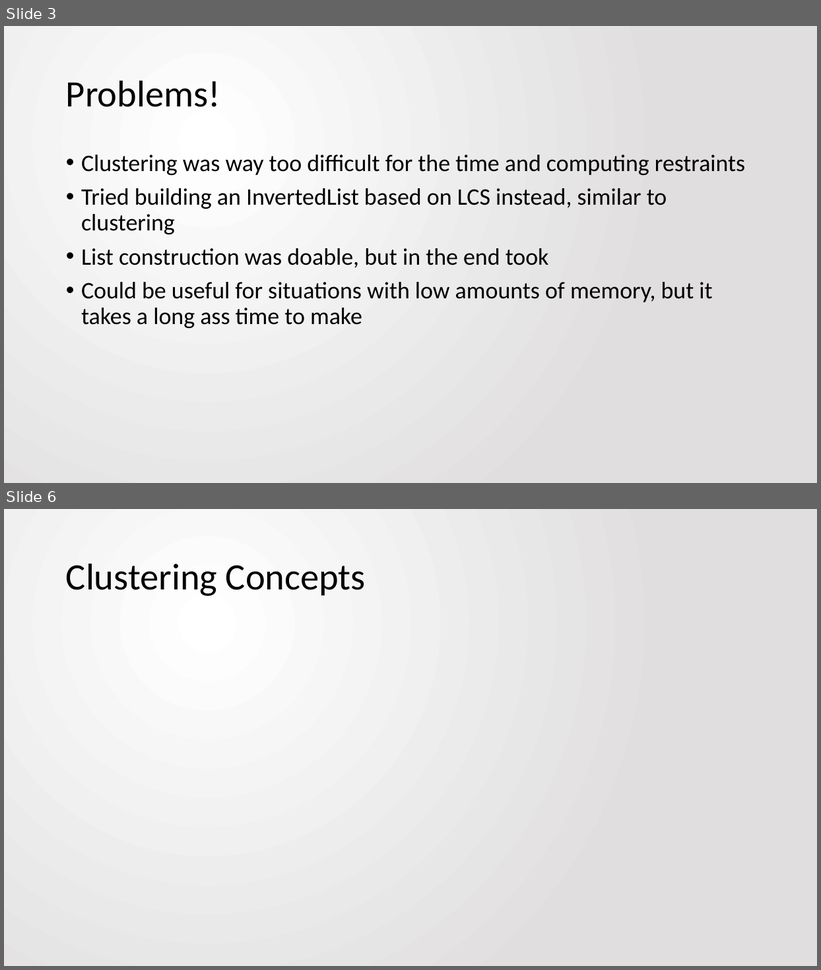
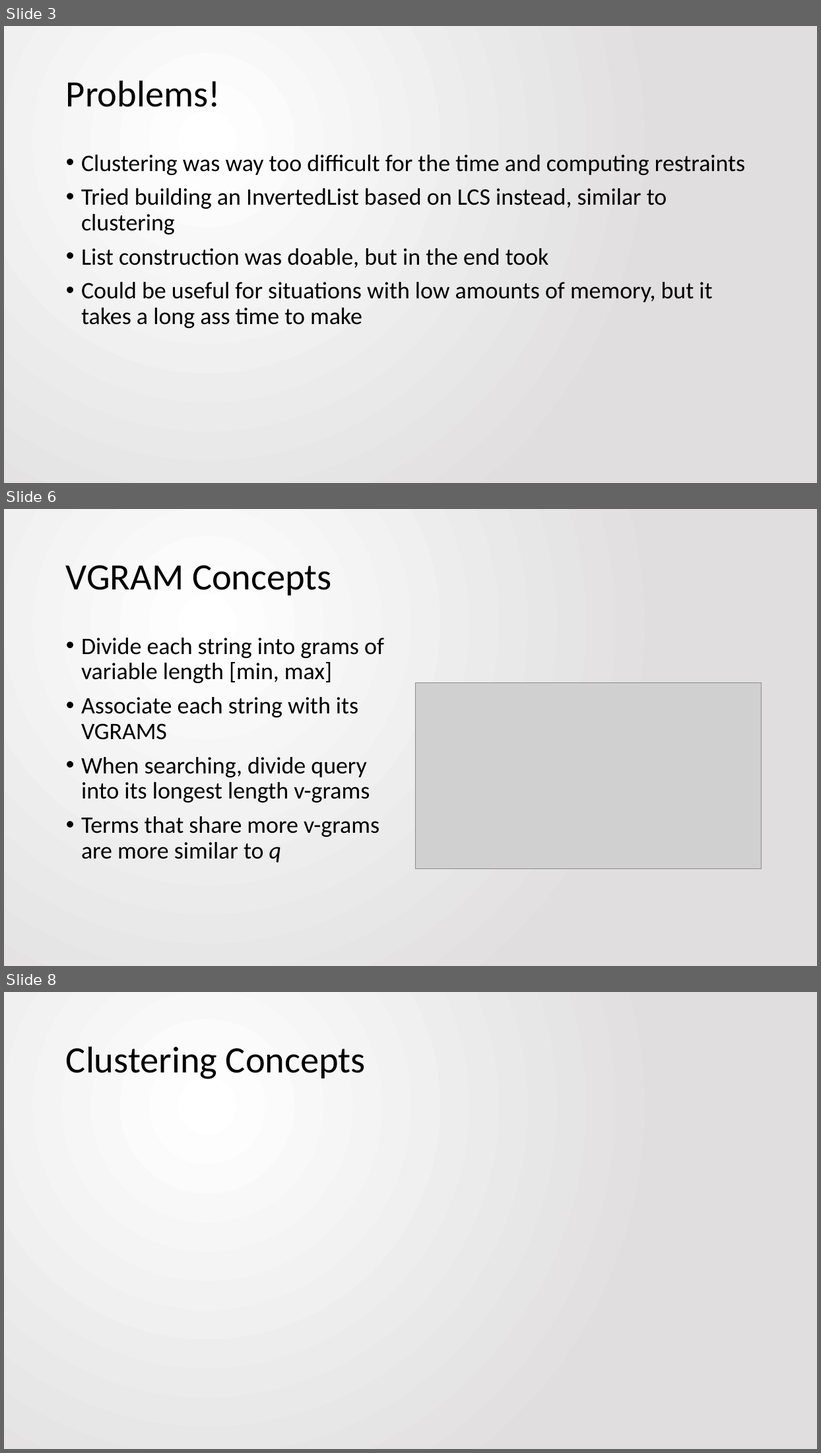
Before and after one commit to jbfitz/EECS405, a slide deck: Final Paper/presentation.pptx. Shown one above the other, each under a label of ours: slides 3 and 6 before the commit, slides 3, 6 and 8 after it; the slides between them are not shown. The pictures are 821x970 and 821x1453 pixels, drawn with LibreOffice and Linux fonts; fonts in the diff are those of the drawing; grey boxes stand for pictures. Boxes give left, top, right and bottom in pixels: in the first picture for what was removed or moved away, otherwise in the second. Text is boxed around its words. In the diff, an @@ line names an element or a change of style, - is before the commit and + after.

Commit message:
Top-K, VGRAM Slides added

```diff
--- a/Final Paper/presentation.pptx
+++ b/Final Paper/presentation.pptx
@@ slide 6 added at (4,509,817,966), background gradient #FFFFFF to #E1DFDF @@
@@ title added at (66,565,332,595), 44 pt, text #000000 @@
+VGRAM Concepts
@@ text added at (81,638,384,863), 28 pt, text #000000 @@
+• Divide each string into grams of variable length [min, max]
+• Associate each string with its VGRAMS
+• When searching, divide query into its longest length v-grams
+• Terms that share more v-grams are more similar to q
@@ picture added at (416,683,762,869) @@
@@ what was slide 6 is now slide 8 @@
```
Also in this commit, not shown: 2 slides changed, 2 other slides added, 1 slide removed.
